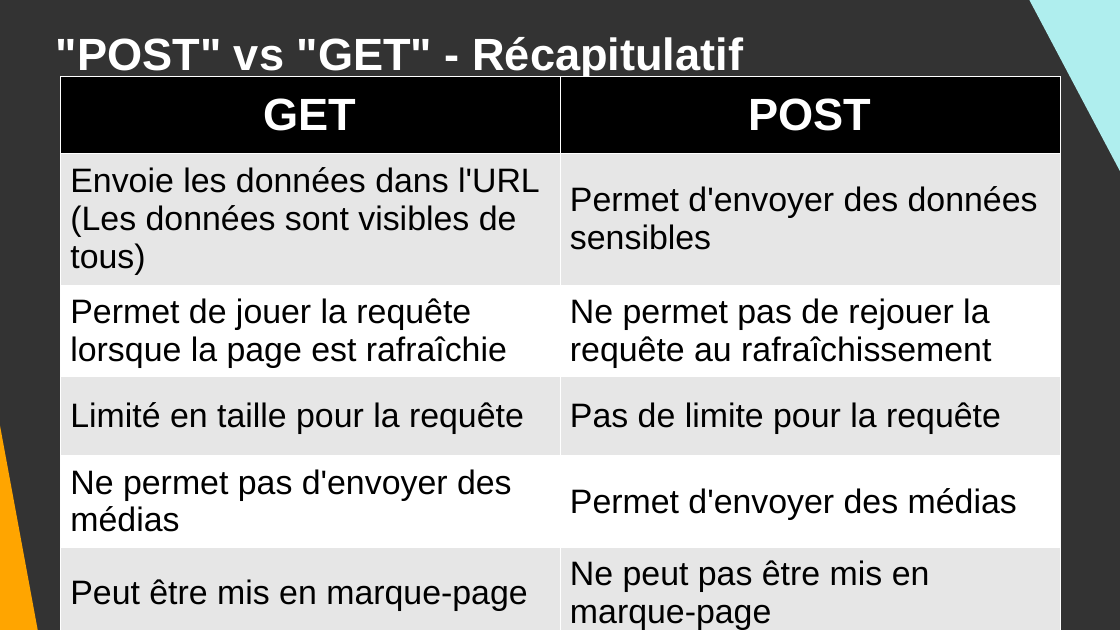
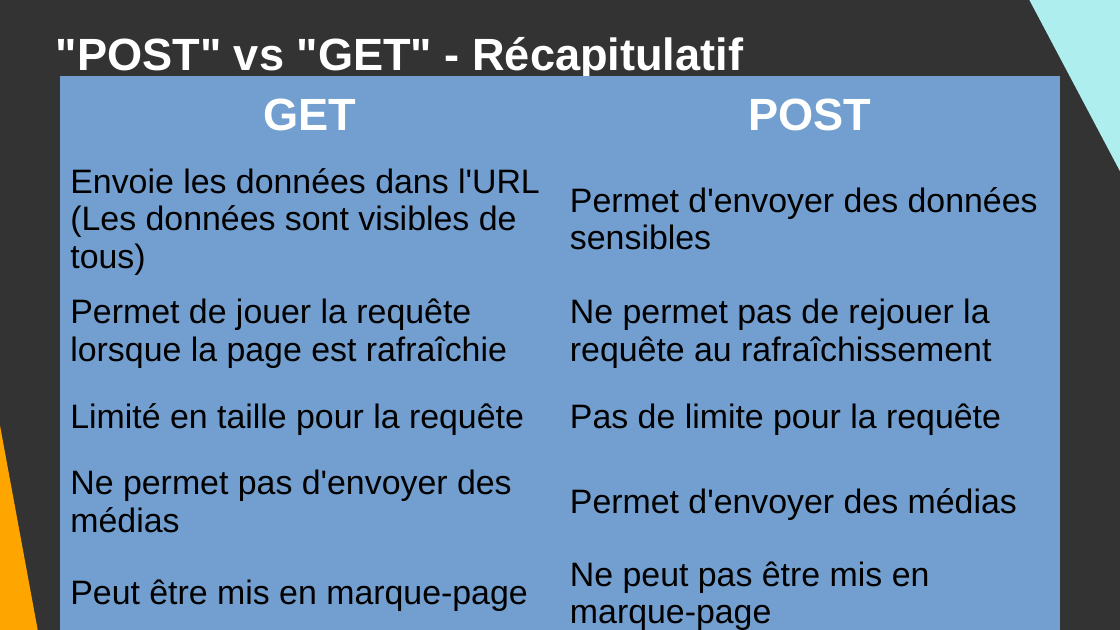
Before and after one commit to DanYellow/cours, a slide deck: slide 16 of integration-web-s1/travaux-pratiques/numero-2/presentation.odp. Drawn at 1120x630 pixels with LibreOffice and Linux fonts; fonts in the diff are those of the drawing. Boxes give left, top, right and bottom in pixels: in the first picture for what was removed or moved away, otherwise in the second. Text is boxed around its words. In the diff, an @@ line names an element or a change of style, - is before the commit and + after.

```diff
--- a/integration-web-s1/travaux-pratiques/numero-2/presentation.odp
+++ b/integration-web-s1/travaux-pratiques/numero-2/presentation.odp
@@ table at bbox=[60, 76, 1060, 630] @@
@@ fill #000000 to #729FCF in row 1 @@
@@ fill #E6E6E6 to #729FCF in 6 cells @@
@@ fill #FFFFFF to #729FCF in 4 cells @@
@@ borders changed @@
```
Also in this commit, not shown: 6 other slides changed, 1 slide added, 5 slides removed, 18 other files.
